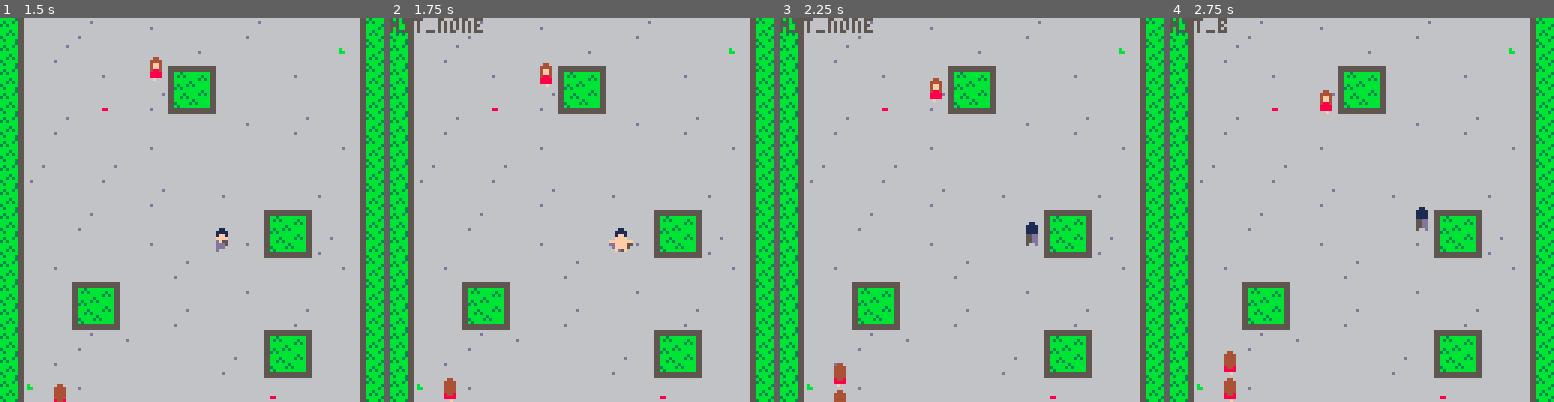
Above: before the commit, frames 1-4 (left to right).
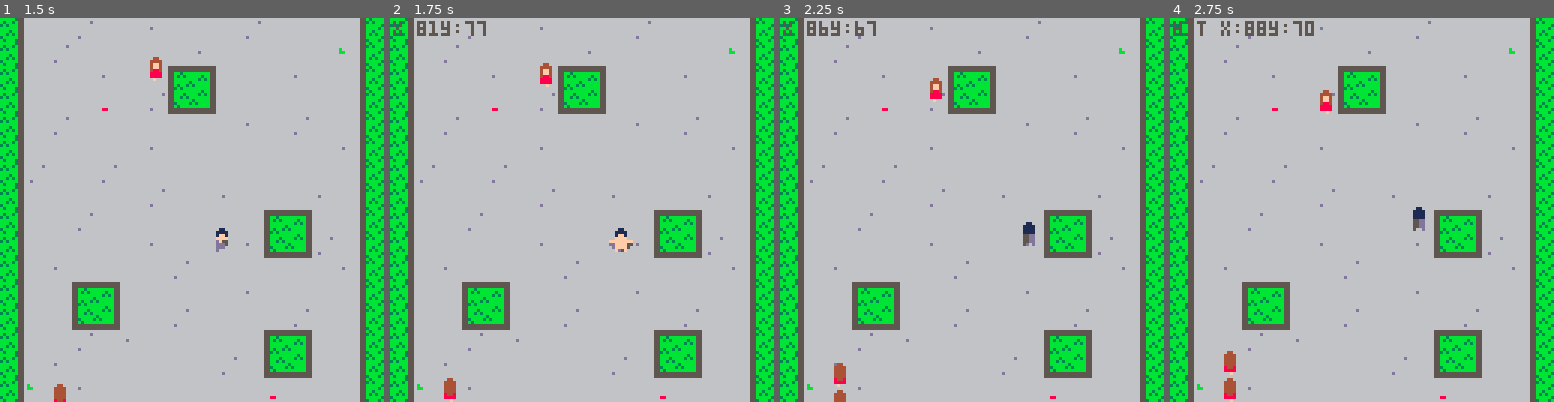
Above: after the commit, the same moments.

Repository: Wagomu056/SKing
Game: PICO-8 cartridge s-king.p8
The game is run twice, just before and just after one commit, with the same random seed, the same clock (stepped at 60 frames per second) and the same inputs.
Inputs:
- Up to frame 1 (1.5 s): tap O (Z key) at 0.7 s
- Up to frame 2 (1.75 s): hold Right from 1.6 s (still down); tap O (Z key) at 1.7 s
- Up to frame 3 (2.25 s): release Right at 2.1 s; tap O (Z key) at 2.1 s; hold Up from 2.15 s (still down)
- Up to frame 4 (2.75 s): release Up at 2.42 s; hold Right from 2.47 s (still down); tap O (Z key) at 2.5 s

Frame 1 is identical in both runs. In frame 2, 0.6% of the frame differs, in the area x 0-25%, y 0-5%; in frame 3, 0.8%; in frame 4, 0.8%, in the area x 0-68%, y 0-56%.

Commit message:
当たり判定がバグってるのを修正中

Diff:
--- a/s-king.p8
+++ b/s-king.p8
@@ -400,21 +400,8 @@
 		local c_pos={}
 		c_pos.x=p.x
 		c_pos.y=p.y
-
-		if btn(0) then
-			local n_pos=c_pos
-			n_pos.x-=1
-			if not check_wall(n_pos,"left") then
-				p.x-=1
-			end
-		elseif btn(1) then
-			local n_pos=c_pos
-			n_pos.x+=1
-			if not check_wall(n_pos,"right") then
-				p.x+=1
-			end
-		end
-
+		printh("====")
+		printh("pre_y:" .. c_pos.y)
 		if btn(2) then
 			local n_pos=c_pos
 			n_pos.y-=1
@@ -430,6 +417,21 @@
 			end
 			p:switch_dir("down")
 		end
+		printh("aft_y:" .. c_pos.y)
+		printh("====")
+		if btn(0) then
+			local n_pos=c_pos
+			n_pos.x-=1
+			if not check_wall(n_pos,"left") then
+				p.x-=1
+			end
+		elseif btn(1) then
+			local n_pos=c_pos
+			n_pos.x+=1
+			if not check_wall(n_pos,"right") then
+				p.x+=1
+			end
+		end
 
 		anim_actor(p)
 	end
@@ -441,26 +443,32 @@
 	local d=dir_type
 	local pos_a={}
 	local pos_b={}
-
+	local check_pos={}
+	check_pos.x=pos.x
+	check_pos.y=pos.y
 	if d=="up" then
-		pos_a,pos_b=get_wall_check_offset(pos,1,2)
+		check_pos.y-=1
+		pos_a,pos_b=get_wall_check_offset(check_pos,1,2)
 	elseif d=="down" then
-		pos_a,pos_b=get_wall_check_offset(pos,3,4)
+		check_pos.y+=1
+		pos_a,pos_b=get_wall_check_offset(check_pos,3,4)
 	elseif d=="right" then
-		pos_a,pos_b=get_wall_check_offset(pos,2,4)
+		check_pos.x+=1
+		pos_a,pos_b=get_wall_check_offset(check_pos,2,4)
 	elseif d=="left" then
-		pos_a,pos_b=get_wall_check_offset(pos,1,3)
+		check_pos.x+=1
+		pos_a,pos_b=get_wall_check_offset(check_pos,1,3)
 	end
 
 	if(is_wall_map(pos_a))then
-		debug_print="hit_a"
+		--debug_print="hit_a"
 		return true
 	end
 	if(is_wall_map(pos_b))then
-		debug_print="hit_b"
+		--debug_print="hit_b"
 	 return true
 	end
-	debug_print="hit_none"
+	--debug_print="hit_none"
 	return false
 end
 
@@ -484,6 +492,13 @@
 
 function is_wall_map(pos)
 	local map_val=mget(pos.x/8,pos.y/8)
+
+	if (fget(map_val,0)) then
+		debug_print="hit x:" .. pos.x .. "y:" .. pos.y
+	else
+		debug_print="x:" .. pos.x .. "y:" .. pos.y
+	end
+
 	return (fget(map_val,0))
 end
 
@@ -501,7 +516,7 @@
 
 function debug_draw()
 	if debug_print~=nil then
-		print(debug_print,0,0,5)
+		print(debug_print,1,1,5)
 	end
 	if npc_debug then
 		foreach(girls,draw_girl_sight)
